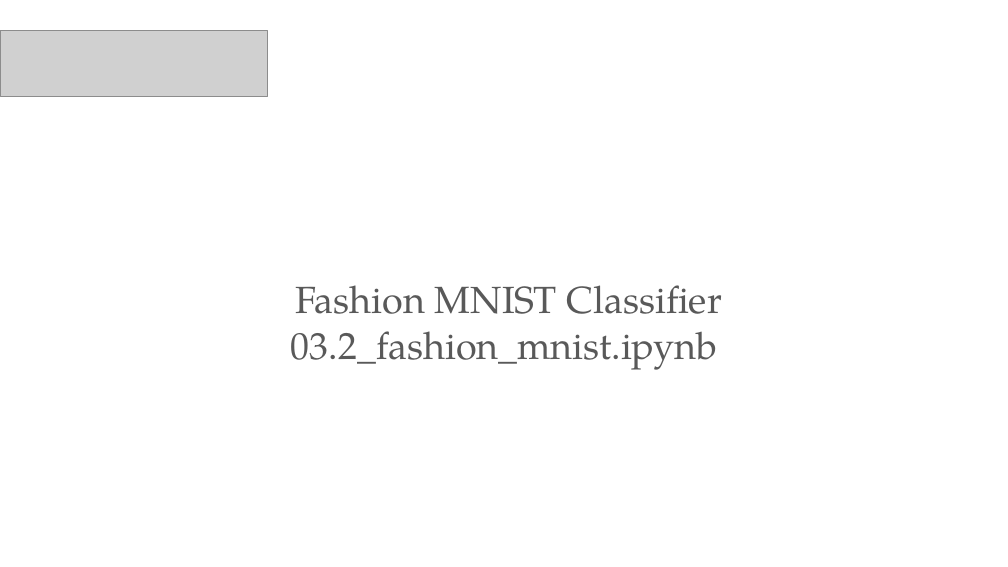
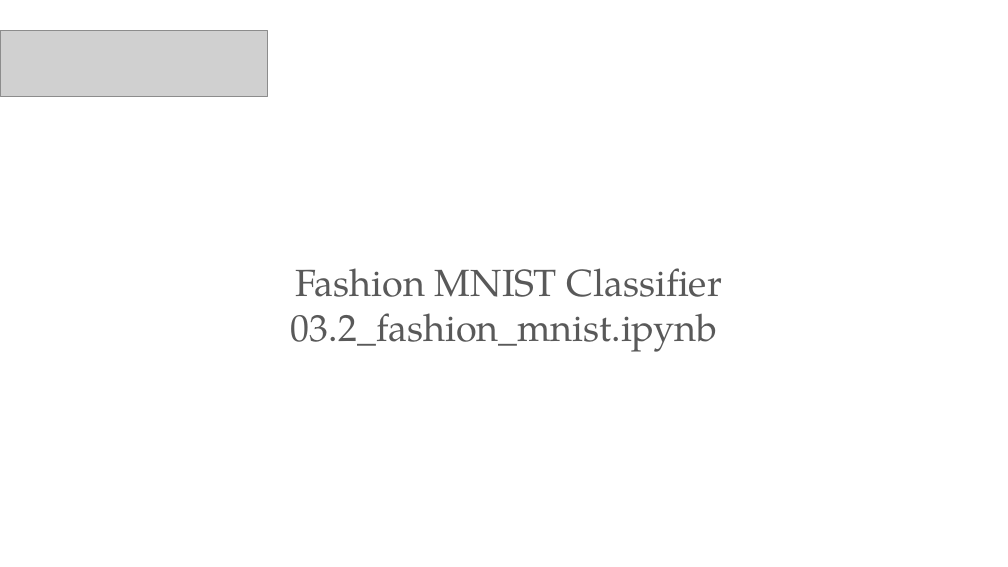
Before and after one commit to PracticumAI/cnn, a slide deck: slide 18 of presentations/03_data_augmentation.pptx. Drawn at 1008x567 pixels with LibreOffice and Linux fonts; fonts in the diff are those of the drawing; grey boxes stand for pictures. Boxes give left, top, right and bottom in pixels: in the first picture for what was removed or moved away, otherwise in the second. Text is boxed around its words. In the diff, an @@ line names an element or a change of style, - is before the commit and + after.

```diff
--- a/presentations/03_data_augmentation.pptx
+++ b/presentations/03_data_augmentation.pptx
@@ text "Fashion MNIST Classifier": place and size @@
-text "Fashion MNIST Classifier" at box(291, 285, 722, 370)
+text "Fashion MNIST Classifier" at box(291, 268, 722, 352)
```
Also in this commit, not shown: 2 other slides changed, 1 other file.
